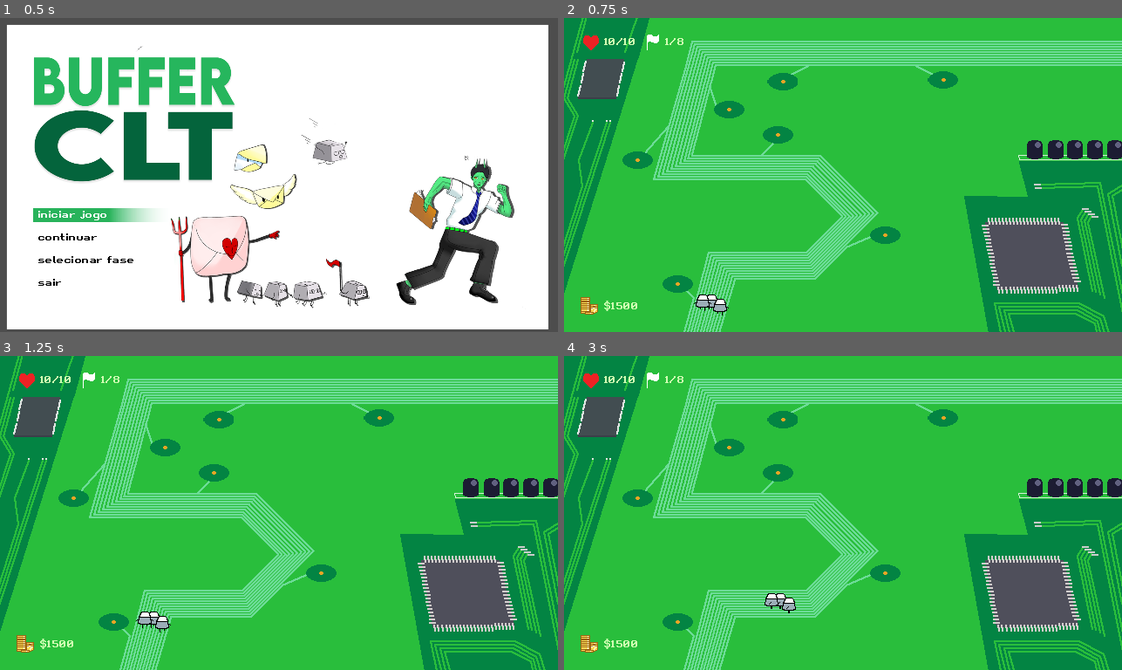
Above: before the commit, frames 1-4 (two rows, left to right).
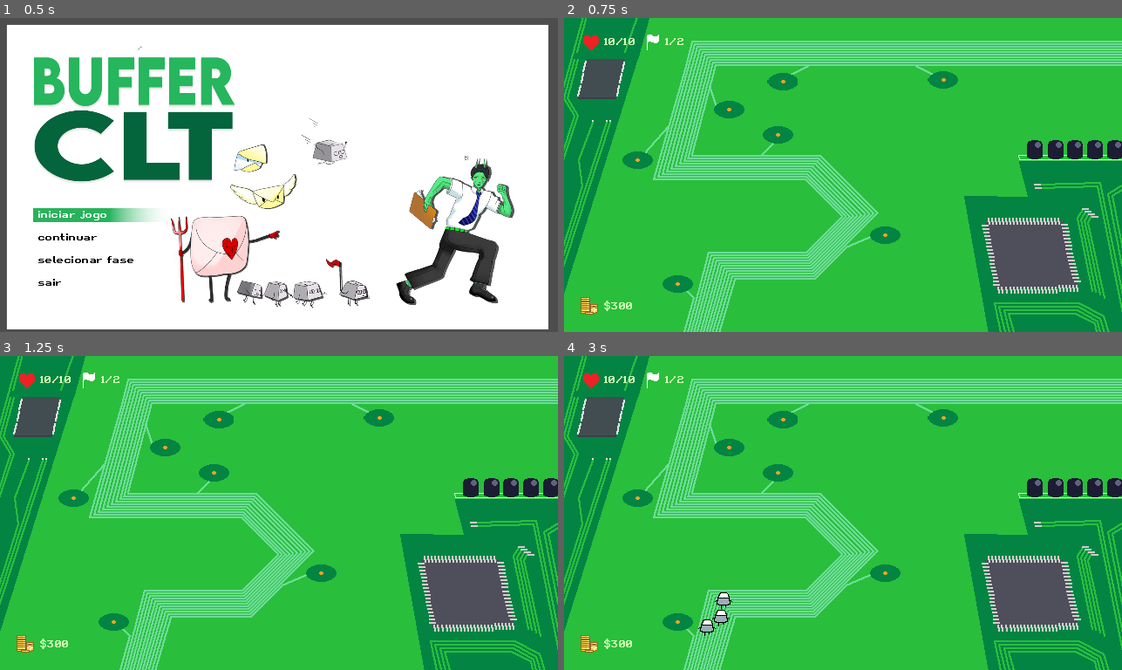
Above: after the commit, the same moments.

Repository: IvnaFeitosa/BufferCLT
Game: Godot game, scene res://scenes/titlescreen.tscn
Two runs of this game, one before a commit and one after it. Both use one fixed random seed, a clock stepped at 60 frames per second and the inputs below. The engine's default icon, where the game draws it, is replaced by a stand-in: a white triangle on a blue panel in a dark square.
Inputs (mouse positions are in pixels of both pictures, inside the frame that each line leads up to):
- Up to frame 1 (0.5 s): no input
- Up to frame 2 (0.75 s): tap Enter (ui_accept) at 0.5 s; move the mouse to (965, 159) at 0.52 s; hold Up (ui_up) from 0.53 s (still down); click (965, 159) at 0.67 s
- Up to frame 3 (1.25 s): keep holding Up (ui_up); tap Enter (ui_accept) at 0.77 s
- Up to frame 4 (3 s): move the mouse to (636, 497) at 1.27 s; release Up (ui_up) at 1.28 s; hold Down (ui_down) 1.28-2 s; click (636, 497) at 1.42 s; tap Enter (ui_accept) at 1.52 s; click "$100" at 2 s; click "X" at 2.75 s

Frame 1 is identical in both runs. In frame 2, 0.3% of the frame differs, in the area x 8-30%, y 6-95%; in frame 3, 0.3%; in frame 4, 0.6%, in the area x 8-42%, y 6-93%.

Commit message:
add enemy waves

Diff:
--- a/project.godot
+++ b/project.godot
@@ -18,12 +18,12 @@
 [autoload]
 
 gameManager="*res://scripts/gameManager.gd"
+EnemyDB="*res://scripts/EnemyDB.gd"
 
 [display]
 
 window/size/viewport_width=640
 window/size/viewport_height=360
-window/size/mode=4
 window/size/resizable=false
 window/stretch/mode="viewport"
 window/stretch/scale_mode="integer"
--- a/scenes/game.tscn
+++ b/scenes/game.tscn
@@ -1,27 +1,13 @@
-[gd_scene load_steps=14 format=3 uid="uid://c6wb6f88gf6g6"]
+[gd_scene load_steps=10 format=3 uid="uid://c6wb6f88gf6g6"]
 
 [ext_resource type="Script" uid="uid://tx5yroxmqdu8" path="res://scripts/game.gd" id="1_gee14"]
 [ext_resource type="Texture2D" uid="uid://b0lcuh1ru0ih8" path="res://assets/map.png" id="1_uwrxv"]
-[ext_resource type="PackedScene" uid="uid://blcwbwf17dfcn" path="res://scenes/key.tscn" id="2_yqjtg"]
-[ext_resource type="FontFile" uid="uid://0vaspj58mr76" path="res://assets/fonts/retro.ttf" id="3_iywne"]
-[ext_resource type="Texture2D" uid="uid://577xnwojecpu" path="res://assets/ui/flag_ui.png" id="3_lbhrr"]
+[ext_resource type="Script" uid="uid://dis2kx0wtmx6e" path="res://scripts/stage.gd" id="2_vtaks"]
+[ext_resource type="Resource" uid="uid://gvrecylaqjff" path="res://scripts/stage0.tres" id="3_kvpfn"]
 [ext_resource type="PackedScene" uid="uid://0hs443fuwjmt" path="res://scenes/heart_ui.tscn" id="4_gee14"]
 [ext_resource type="PackedScene" uid="uid://dr0d5mpsyia50" path="res://scenes/tower_spot.tscn" id="6_p57ef"]
+[ext_resource type="PackedScene" uid="uid://bmjcamwvyw2ev" path="res://scenes/wave_ui.tscn" id="7_gee14"]
 [ext_resource type="PackedScene" uid="uid://g8pux5icx2i" path="res://scenes/coin_ui.tscn" id="8_gee14"]
-
-[sub_resource type="WorldBoundaryShape2D" id="WorldBoundaryShape2D_yqjtg"]
-distance = 358.0
-
-[sub_resource type="WorldBoundaryShape2D" id="WorldBoundaryShape2D_lnu2h"]
-normal = Vector2(-0.999841, -0.0178543)
-distance = 12.2537
-
-[sub_resource type="WorldBoundaryShape2D" id="WorldBoundaryShape2D_lbhrr"]
-normal = Vector2(0, 1)
-
-[sub_resource type="WorldBoundaryShape2D" id="WorldBoundaryShape2D_iywne"]
-normal = Vector2(1, 0)
-distance = 642.063
 
 [sub_resource type="Curve2D" id="Curve2D_gee14"]
 _data = {
@@ -31,6 +17,7 @@
 
 [node name="Game" type="Node2D"]
 script = ExtResource("1_gee14")
+stages = Array[ExtResource("2_vtaks")]([ExtResource("3_kvpfn")])
 
 [node name="mapa" type="TextureRect" parent="."]
 offset_right = 640.0
@@ -38,6 +25,7 @@
 mouse_filter = 2
 texture = ExtResource("1_uwrxv")
 expand_mode = 1
+metadata/_edit_use_anchors_ = true
 
 [node name="tower_spot" parent="." instance=ExtResource("6_p57ef")]
 position = Vector2(85, 163)
@@ -61,71 +49,16 @@
 position = Vector2(435, 71)
 
 [node name="HeartUi" parent="." instance=ExtResource("4_gee14")]
+metadata/_edit_use_anchors_ = true
 
-[node name="wave_ui" type="TextureRect" parent="."]
-offset_left = 91.0
-offset_top = 18.0
-offset_right = 113.0
-offset_bottom = 38.0
-texture = ExtResource("3_lbhrr")
+[node name="WaveUi" parent="." instance=ExtResource("7_gee14")]
 
-[node name="wave_counter" type="RichTextLabel" parent="."]
-offset_left = 115.0
-offset_top = 20.0
-offset_right = 165.0
-offset_bottom = 37.0
-theme_override_colors/default_color = Color(0.811765, 1, 0.698039, 1)
-theme_override_fonts/normal_font = ExtResource("3_iywne")
-theme_override_font_sizes/normal_font_size = 11
-text = "1/8"
+[node name="CoinUi" parent="." instance=ExtResource("8_gee14")]
+metadata/_edit_use_anchors_ = true
 
-[node name="worldBoundary" type="StaticBody2D" parent="."]
-collision_layer = 128
-
-[node name="CollisionShape2D" type="CollisionShape2D" parent="worldBoundary"]
-position = Vector2(337, -356)
-rotation = -3.15032
-shape = SubResource("WorldBoundaryShape2D_yqjtg")
-
-[node name="worldBoundary2" type="StaticBody2D" parent="."]
-collision_layer = 128
-
-[node name="CollisionShape2D" type="CollisionShape2D" parent="worldBoundary2"]
-position = Vector2(12, 143)
-shape = SubResource("WorldBoundaryShape2D_lnu2h")
-
-[node name="worldBoundary3" type="StaticBody2D" parent="."]
-collision_layer = 128
-
-[node name="CollisionShape2D" type="CollisionShape2D" parent="worldBoundary3"]
-position = Vector2(310, 356)
-rotation = -3.14159
-shape = SubResource("WorldBoundaryShape2D_lbhrr")
-
-[node name="worldBoundary4" type="StaticBody2D" parent="."]
-position = Vector2(-1, -4)
-collision_layer = 128
-
-[node name="CollisionShape2D" type="CollisionShape2D" parent="worldBoundary4"]
-position = Vector2(3, 197)
-shape = SubResource("WorldBoundaryShape2D_iywne")
-
-[node name="coin_ui" parent="." instance=ExtResource("8_gee14")]
-
-[node name="Path2D" type="Path2D" parent="."]
+[node name="StagePath" type="Path2D" parent="."]
 curve = SubResource("Curve2D_gee14")
 
-[node name="Key" parent="Path2D" instance=ExtResource("2_yqjtg")]
-position = Vector2(165.381, 336.175)
-progress = 29.0739
+[node name="SpawnTimer" type="Timer" parent="."]
 
-[node name="Key2" parent="Path2D" instance=ExtResource("2_yqjtg")]
-position = Vector2(175.381, 341.175)
-progress = 29.0739
-h_offset = 10.0
-v_offset = 5.0
-
-[node name="Key3" parent="Path2D" instance=ExtResource("2_yqjtg")]
-position = Vector2(155.381, 336.175)
-progress = 29.0739
-h_offset = -10.0
+[connection signal="timeout" from="SpawnTimer" to="." method="_on_spawn_timer_timeout"]
--- a/scenes/game_over.tscn
+++ b/scenes/game_over.tscn
@@ -22,15 +22,15 @@
 
 [node name="LabelGameOver" type="Label" parent="TextureRect"]
 layout_mode = 2
-offset_left = 461.0
-offset_top = 67.0
-offset_right = 690.0
-offset_bottom = 112.0
+offset_left = 469.0
+offset_top = 83.0
+offset_right = 698.0
+offset_bottom = 128.0
 theme_override_colors/font_color = Color(0.478431, 1, 0.611765, 1)
 theme_override_fonts/font = ExtResource("2_wqhvx")
-theme_override_font_sizes/font_size = 35
+theme_override_font_sizes/font_size = 33
 text = "GAME OVER"
-horizontal_alignment = 2
+horizontal_alignment = 1
 vertical_alignment = 1
 
 [node name="Menu" type="VBoxContainer" parent="."]
@@ -47,6 +47,7 @@
 [node name="Button" type="Label" parent="Menu"]
 layout_mode = 2
 theme_override_fonts/font = ExtResource("2_wqhvx")
+theme_override_font_sizes/font_size = 0
 text = "Continuar"
 horizontal_alignment = 1
 
--- /dev/null
+++ b/scenes/results.tscn
@@ -0,0 +1,9 @@
+[gd_scene format=3 uid="uid://cxtvdmrgmqnnu"]
+
+[node name="Results" type="Control"]
+layout_mode = 3
+anchors_preset = 15
+anchor_right = 1.0
+anchor_bottom = 1.0
+grow_horizontal = 2
+grow_vertical = 2
--- /dev/null
+++ b/scenes/wave_ui.tscn
@@ -0,0 +1,33 @@
+[gd_scene load_steps=4 format=3 uid="uid://bmjcamwvyw2ev"]
+
+[ext_resource type="Script" uid="uid://bqa16bx7g2gv5" path="res://scripts/wave_ui.gd" id="1_ke5q7"]
+[ext_resource type="Texture2D" uid="uid://577xnwojecpu" path="res://assets/ui/flag_ui.png" id="2_hpqpw"]
+[ext_resource type="FontFile" uid="uid://0vaspj58mr76" path="res://assets/fonts/retro.ttf" id="3_nhdmn"]
+
+[node name="WaveUi" type="Control"]
+layout_mode = 3
+anchors_preset = 15
+anchor_right = 1.0
+anchor_bottom = 1.0
+grow_horizontal = 2
+grow_vertical = 2
+script = ExtResource("1_ke5q7")
+
+[node name="wave_ui" type="TextureRect" parent="."]
+offset_left = 91.0
+offset_top = 18.0
+offset_right = 113.0
+offset_bottom = 38.0
+texture = ExtResource("2_hpqpw")
+metadata/_edit_use_anchors_ = true
+
+[node name="wave_counter" type="RichTextLabel" parent="."]
+offset_left = 115.0
+offset_top = 20.0
+offset_right = 165.0
+offset_bottom = 37.0
+theme_override_colors/default_color = Color(0.811765, 1, 0.698039, 1)
+theme_override_fonts/normal_font = ExtResource("3_nhdmn")
+theme_override_font_sizes/normal_font_size = 11
+text = "1/8"
+metadata/_edit_use_anchors_ = true
--- /dev/null
+++ b/scripts/EnemyDB.gd
@@ -0,0 +1,5 @@
+extends Node
+
+var scenes:= {
+	"Key": preload("res://scenes/key.tscn")
+}
--- a/scripts/capacitor.tres
+++ b/scripts/capacitor.tres
@@ -12,6 +12,6 @@
 icon = ExtResource("1_hukck")
 scene = ExtResource("2_hukck")
 projectile = ExtResource("2_265ut")
-projectile_speed = 80
+projectile_speed = 160
 fire_rate = 0.5
 metadata/_custom_type_script = "uid://dcvdfpsvpf3h1"
--- /dev/null
+++ b/scripts/enemy_sequence.gd
@@ -0,0 +1,5 @@
+extends Resource
+class_name EnemySequence
+@export var name: String
+@export var amount: int
+@export var time: float
--- a/scripts/game.gd
+++ b/scripts/game.gd
@@ -1 +1,40 @@
 extends Node2D
+@export var stages: Array[Stage]
+@onready var timer = $SpawnTimer
+@onready var path = $StagePath
+var rng = RandomNumberGenerator.new()
+var current_sequence : int =   0
+var stage
+var waves
+
+func _ready() -> void:
+	gameManager.connect("wave_changed", Callable(self, "_on_wave_change"))
+	stage = stages[gameManager.stage]
+	waves = stage.waves
+	#flexing my abilities to be the dumbest person alive
+	#timer.start(waves[gameManager.current_wave].enemy_sequences[current_sequence].time)
+	timer.start()
+
+func _on_spawn_timer_timeout() -> void:
+	var enemy_sequence = waves[gameManager.current_wave].enemy_sequences[current_sequence]
+	for i in range(enemy_sequence.amount):
+		var enemy = EnemyDB.scenes[enemy_sequence.name].instantiate()
+		enemy.h_offset = rng.randi_range(-15, 15)
+		enemy.v_offset = rng.randi_range(-20, 20)
+		path.add_child(enemy)
+		enemy.add_to_group("current_wave_enemies")
+	# go to next sequence in wave
+	current_sequence+= 1
+	# if theres no more sequences then reset it and await next wave
+	if current_sequence == waves[gameManager.current_wave].enemy_sequences.size():
+		current_sequence = 0
+		timer.stop()
+		#gameManager.all_enemies_from_wave_spawned = true
+	else:
+		timer.start(waves[gameManager.current_wave].enemy_sequences[current_sequence].time)
+
+func _on_wave_change(_new_wave):
+	print("current wave", gameManager.current_wave)
+	print("current sequence", current_sequence)
+	timer.start(waves[gameManager.current_wave].enemy_sequences[current_sequence].time)
+	#gameManager.all_enemies_from_wave_spawned=false
--- a/scripts/gameManager.gd
+++ b/scripts/gameManager.gd
@@ -1,9 +1,15 @@
 extends Node
-var money: int = 1500
+var stage_resource = preload("res://scripts/stage0.tres")
+var money: int = 300
 var health: int  = 10
+var stage: int = 0
+var current_wave: int = 0
+var max_wave = stage_resource.waves.size()
+#var all_enemies_from_wave_spawned : bool = false
+signal wave_changed(new_value: int)
 signal money_changed(new_value: int)
 signal health_changed(new_value: int)
-signal died()
+
 
 func add_money(new_val: int):
 	money+= new_val
@@ -19,6 +25,19 @@
 func take_damage(dmg: int):
 	health -= dmg
 	if (health <= 0):
-		emit_signal("died")
+		get_tree().change_scene_to_file("res://scenes/game_over.tscn")
 	else:
 		emit_signal("health_changed", health)
+func change_wave():
+	current_wave+= 1
+	if (current_wave == max_wave):
+		call_deferred("change_scene_safe")
+	else:
+		emit_signal("wave_changed", current_wave)
+
+func check_for_end_of_wave():
+	if !get_tree().has_group("current_wave_enemies"):
+		change_wave()
+
+func change_scene_safe():
+	get_tree().change_scene_to_file("res://scenes/results.tscn")
--- a/scripts/key.gd
+++ b/scripts/key.gd
@@ -1,4 +1,5 @@
 extends PathFollow2D
+class_name Key
 const SPEED = 50.0
 @export var HP = 2
 @onready var animatedSprite = $AnimatedSprite2D
@@ -23,17 +24,18 @@
 			_set_animation("upanim")
 	if progress_ratio >= 0.98:
 		gameManager.take_damage(1)
-		queue_free()
+		die()
 
 func take_damage(dmg: int):
-	print("damage took" + str(dmg))
 	HP -= dmg
 	if HP <= 0:
+		gameManager.add_money(25)
 		die()
 
 func die():
-	gameManager.add_money(25)
-	queue_free()
+	remove_from_group("current_wave_enemies")
+	gameManager.check_for_end_of_wave()
+	call_deferred("queue_free")
 
 func _set_animation(anim_name: String):
 	if animatedSprite.animation != anim_name:
--- a/scripts/projectile.gd
+++ b/scripts/projectile.gd
@@ -5,7 +5,6 @@
 
 func _setup(_direction:Vector2, _speed:float, _dmg: int):
 	direction = _direction.normalized()
-	print(direction)
 	speed = _speed
 	dmg = _dmg
 func _ready():
--- /dev/null
+++ b/scripts/stage.gd
@@ -0,0 +1,7 @@
+extends Resource
+class_name Stage
+@export var waves: Array[Wave]
+'''
+maybe put path2d node and also the map texture here
+ohhhh tower spots too
+'''
--- /dev/null
+++ b/scripts/stage0.tres
@@ -0,0 +1,48 @@
+[gd_resource type="Resource" script_class="Stage" load_steps=10 format=3 uid="uid://gvrecylaqjff"]
+
+[ext_resource type="Script" uid="uid://dis2kx0wtmx6e" path="res://scripts/stage.gd" id="1_bqy62"]
+[ext_resource type="Script" uid="uid://cb244g8qi5nma" path="res://scripts/wave.gd" id="2_0kwdk"]
+[ext_resource type="Script" uid="uid://c31vrf6samx0g" path="res://scripts/enemy_sequence.gd" id="3_0kwdk"]
+
+[sub_resource type="Resource" id="Resource_0kwdk"]
+script = ExtResource("3_0kwdk")
+name = "Key"
+amount = 3
+time = 1.0
+metadata/_custom_type_script = "uid://c31vrf6samx0g"
+
+[sub_resource type="Resource" id="Resource_2ftth"]
+script = ExtResource("3_0kwdk")
+name = "Key"
+amount = 5
+time = 4.0
+metadata/_custom_type_script = "uid://c31vrf6samx0g"
+
+[sub_resource type="Resource" id="Resource_o68ah"]
+script = ExtResource("2_0kwdk")
+enemy_sequences = Array[ExtResource("3_0kwdk")]([SubResource("Resource_0kwdk"), SubResource("Resource_2ftth")])
+metadata/_custom_type_script = "uid://cb244g8qi5nma"
+
+[sub_resource type="Resource" id="Resource_rxjwl"]
+script = ExtResource("3_0kwdk")
+name = "Key"
+amount = 7
+time = 1.0
+metadata/_custom_type_script = "uid://c31vrf6samx0g"
+
+[sub_resource type="Resource" id="Resource_4kv6o"]
+script = ExtResource("3_0kwdk")
+name = "Key"
+amount = 5
+time = 3.0
+metadata/_custom_type_script = "uid://c31vrf6samx0g"
+
+[sub_resource type="Resource" id="Resource_d1bkw"]
+script = ExtResource("2_0kwdk")
+enemy_sequences = Array[ExtResource("3_0kwdk")]([SubResource("Resource_rxjwl"), SubResource("Resource_4kv6o")])
+metadata/_custom_type_script = "uid://cb244g8qi5nma"
+
+[resource]
+script = ExtResource("1_bqy62")
+waves = Array[ExtResource("2_0kwdk")]([SubResource("Resource_o68ah"), SubResource("Resource_d1bkw")])
+metadata/_custom_type_script = "uid://dis2kx0wtmx6e"
--- a/scripts/tower_spot.gd
+++ b/scripts/tower_spot.gd
@@ -9,7 +9,7 @@
 func _on_static_body_2d_mouse_exited() -> void:
 	spotlight.visible = false
 
-func _on_static_body_2d_input_event(viewport: Node, event: InputEvent, shape_idx: int) -> void:
+func _on_static_body_2d_input_event(_viewport: Node, event: InputEvent, _shape_idx: int) -> void:
 	if (event.is_pressed() and event.button_index == MOUSE_BUTTON_LEFT):
 		var shop = shop_scene.instantiate()
 		shop.set_spot(self)
--- /dev/null
+++ b/scripts/wave.gd
@@ -0,0 +1,3 @@
+extends Resource
+class_name Wave
+@export var enemy_sequences: Array[EnemySequence]
--- /dev/null
+++ b/scripts/wave_ui.gd
@@ -0,0 +1,7 @@
+extends Control
+@onready var wave_counter = $wave_counter
+func _ready() -> void:
+	gameManager.connect("wave_changed", Callable(self, "_on_wave_change"))
+	wave_counter.text = str(gameManager.current_wave+1) + "/" + str(gameManager.max_wave)
+func _on_wave_change(new_wave):
+	wave_counter.text = str(new_wave+1) + "/" + str(gameManager.max_wave)
Not shown: 1 places in scenes/game_over.tscn that only renumber resources
Not shown, added: scripts/EnemyDB.gd.uid
Not shown, added: scripts/enemy_sequence.gd.uid
Not shown, added: scripts/stage.gd.uid
Not shown, added: scripts/wave.gd.uid
Not shown, added: scripts/wave_ui.gd.uid
